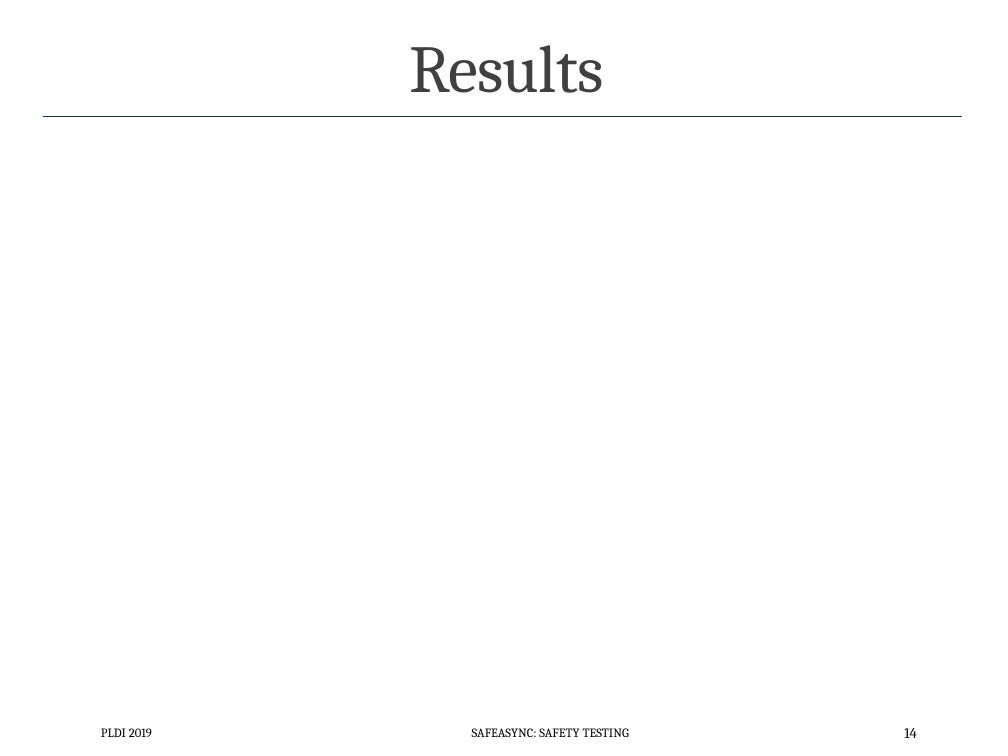
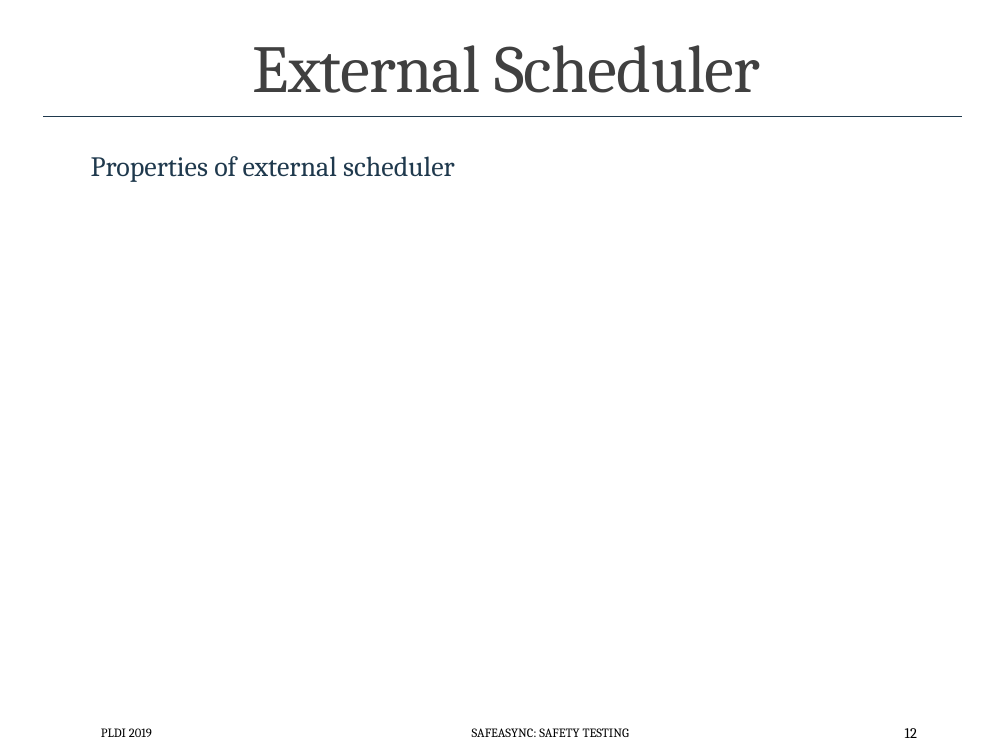
Before and after one commit to p-org/plditutorial, a slide deck: slide 12 of Presentations/MonolithicSafetyTesting.pptx (slide 14 before the commit). Drawn at 1008x756 pixels with LibreOffice and Linux fonts; fonts in the diff are those of the drawing. Boxes give left, top, right and bottom in pixels: in the first picture for what was removed or moved away, otherwise in the second. Text is boxed around its words. In the diff, an @@ line names an element or a change of style, - is before the commit and + after.

```diff
--- a/Presentations/MonolithicSafetyTesting.pptx
+++ b/Presentations/MonolithicSafetyTesting.pptx
@@ title at bbox=[253, 45, 760, 93]: text changed @@
-Results
+External Scheduler
@@ text added at bbox=[91, 156, 455, 182], 20 pt, text #20394E @@
+Properties of external scheduler
@@ page number at bbox=[905, 728, 917, 738]: text changed @@
-14
+12
```
Also in this commit, not shown: 3 other slides changed, 18 slides added, 8 slides removed, 3 other files.
